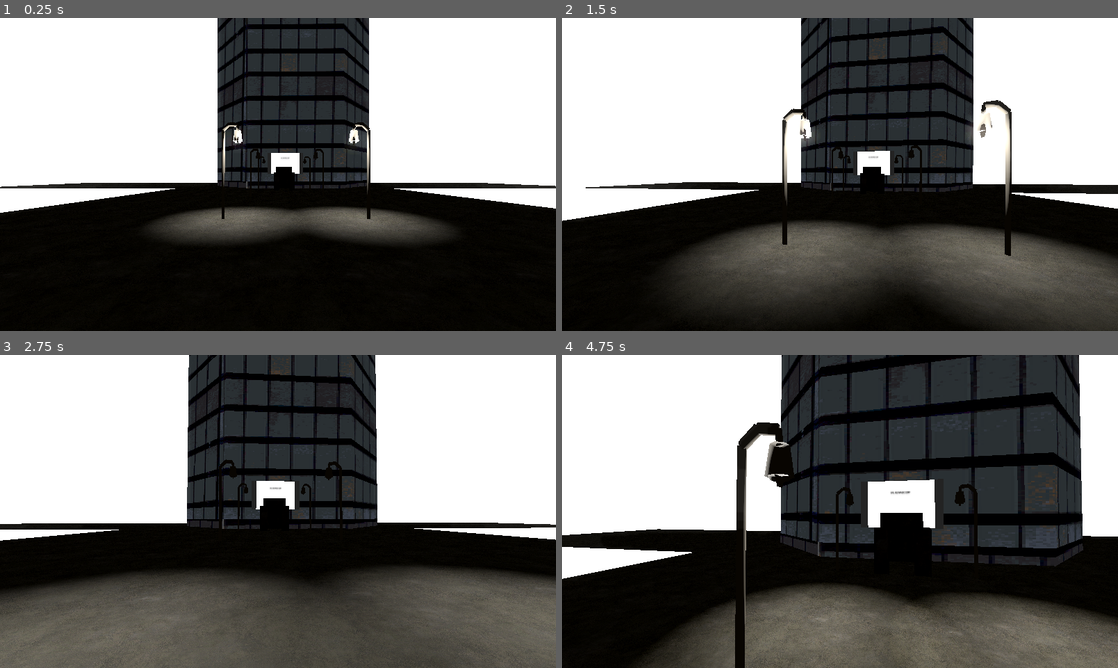
Above: before the commit, frames 1-4 (two rows, left to right).
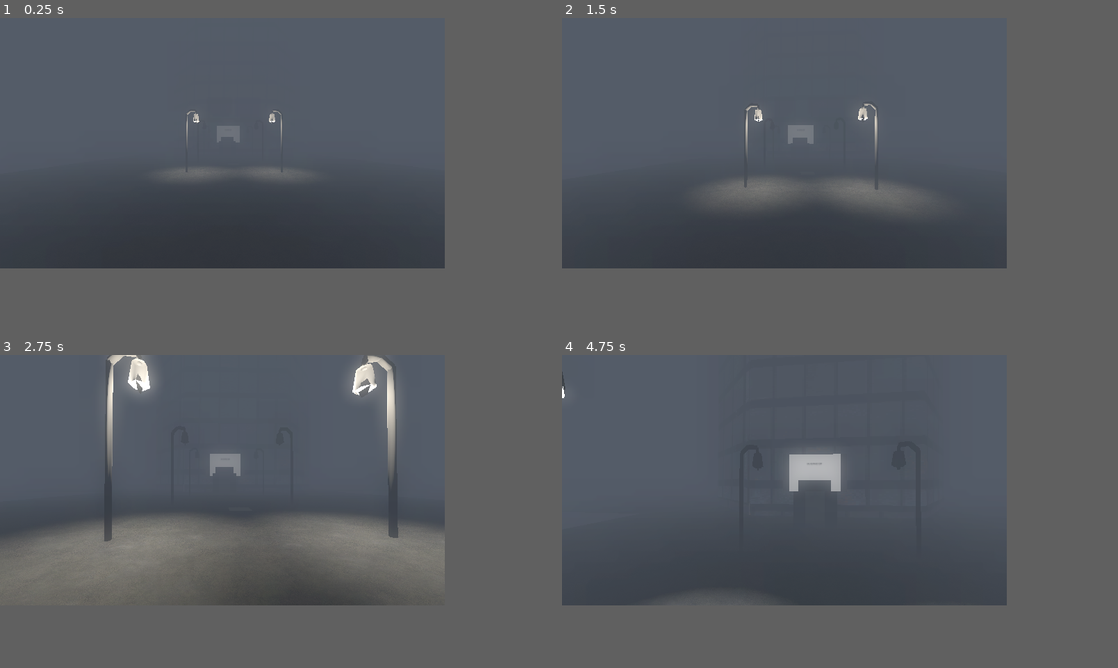
Above: after the commit, the same moments.

Repository: ludoviKZ/lazy-eye
Game: Godot game, scene res://lvl_1.tscn
Same seed, same stepped clock (60 frames per second), same inputs: the game is played once before the commit and once after it.
Inputs (mouse positions are in pixels of both pictures, inside the frame that each line leads up to):
- Up to frame 1 (0.25 s): no input
- Up to frame 2 (1.5 s): tap Enter (ui_accept) at 0.5 s; move the mouse to (867, 174) at 0.52 s; hold Ctrl (crouch) 0.53-1.28 s; hold W (move_up) from 0.53 s (still down); click (867, 174) at 0.67 s; tap Space (jump) at 0.77 s; move the mouse to (812, 174) at 1.27 s; tap E (interact) at 1.35 s
- Up to frame 3 (2.75 s): keep holding W (move_up); tap Space (jump) at 1.52 s; move the mouse to (289, 505) at 2.02 s; hold Ctrl (crouch) from 2.03 s (still down)
- Up to frame 4 (4.75 s): keep holding W (move_up); move the mouse to (834, 517) at 2.77 s; release Ctrl (crouch) at 2.78 s; tap E (interact) at 2.85, 4.35 s; click (834, 517) at 2.92 s; tap Space (jump) at 3.02, 3.77, 4.52 s; move the mouse to (878, 514) at 3.52 s; hold Ctrl (crouch) 3.53-4.28 s; move the mouse to (795, 508) at 4.27 s
In our replay, the window is 800x450 before the commit and 640x360 after it. These sizes can differ from the game's own. Grey fills any space a smaller window leaves; there, only what the larger window draws over its background counts as a difference.

The runs differ from the first frame. In frame 1, 87% of the frame differs, in the area x 0-100%, y 0-100%; in frame 2, 86%; in frame 3, 86%; in frame 4, 95%.

Commit message:
inizio secondo livello e audio
poison

Diff:
--- a/maaack's-minimal-game-template/area_3d.gd
+++ b/maaack's-minimal-game-template/area_3d.gd
@@ -1,7 +1,9 @@
 extends Area3D
 
 @onready var light = $OmniLight3D
+@onready var sound = $AudioStreamPlayer3D
 
 func _on_body_entered(body):
 	if body.name == "Player":
 		light.visible = true
+		sound.play()
--- a/maaack's-minimal-game-template/area_3d_3.gd
+++ b/maaack's-minimal-game-template/area_3d_3.gd
@@ -1,7 +1,9 @@
 extends Area3D
 
 @onready var light = $OmniLight3D3
+@onready var sound = $AudioStreamPlayer3D
 
 func _on_body_entered(body):
 	if body.name == "Player":
 		light.visible = true
+		sound.play()
--- a/maaack's-minimal-game-template/lvl_1.tscn
+++ b/maaack's-minimal-game-template/lvl_1.tscn
@@ -13,6 +13,7 @@
 [ext_resource type="Script" uid="uid://c375s1r80fxdg" path="res://area_3d.gd" id="9_a1bqk"]
 [ext_resource type="Script" uid="uid://df17f3kj0eibb" path="res://area_3d_2.gd" id="10_4snel"]
 [ext_resource type="Script" uid="uid://cnlf2eh4gto2k" path="res://area_3d_3.gd" id="11_g81ij"]
+[ext_resource type="AudioStream" uid="uid://c1ife403pst1w" path="res://assets/Warehouse Lights Turning On Sound Effect (mp3cut.net) (3).mp3" id="12_v6ada"]
 [ext_resource type="Script" uid="uid://0ysps10pxcot" path="res://area_3d_4.gd" id="12_x5umw"]
 
 [sub_resource type="SphereShape3D" id="SphereShape3D_gfc57"]
@@ -51,10 +52,14 @@
 
 [sub_resource type="Environment" id="Environment_8twhp"]
 glow_enabled = true
-glow_intensity = 8.0
-fog_light_color = Color(0.28860268, 0.3168768, 0.3592888, 1)
-fog_light_energy = 0.1
-fog_density = 0.2059
+glow_intensity = 1.53
+glow_bloom = 0.48
+fog_enabled = true
+fog_light_color = Color(0.26526117, 0.2906849, 0.33024272, 1)
+fog_light_energy = 0.65
+fog_density = 0.1089
+volumetric_fog_enabled = true
+volumetric_fog_density = 0.4676
 
 [sub_resource type="PhysicsMaterial" id="PhysicsMaterial_t6wp4"]
 
@@ -117,7 +122,7 @@
 transform = Transform3D(5.9604645e-08, -0.255, -1.09278474e-07, -1.231912e-16, -1.1146403e-08, 2.5, -2, 0, -1.9539925e-14, -13.385, 1, 0)
 
 [node name="PsxDownturningLamppost" type="MeshInstance3D" parent="." unique_id=1132580426]
-transform = Transform3D(1, 0, 0, 0, 1.2981685, 0, 0, 0, 1, 6, -0.20929444, -3)
+transform = Transform3D(1, 0, 0, 0, 1.2981685, 0, 0, 0, 1, 4, -0.20929444, -3)
 material_override = SubResource("StandardMaterial3D_t6wp4")
 mesh = ExtResource("4_okdh5")
 
@@ -126,7 +131,7 @@
 light_energy = 10.822
 
 [node name="PsxDownturningLamppost2" type="MeshInstance3D" parent="." unique_id=891818121]
-transform = Transform3D(-0.99999976, -0.00012430012, 0.00072883646, -9.667942e-05, 1.2981675, -0.0012512051, -0.00072871376, -0.0016243679, -0.9999989, 6, -0.20929444, 3.426467)
+transform = Transform3D(-0.99999976, -0.00012430012, 0.00072883646, -9.667942e-05, 1.2981675, -0.0012512051, -0.00072871376, -0.0016243679, -0.9999989, 4, -0.20929444, 3.426467)
 material_override = SubResource("StandardMaterial3D_t6wp4")
 mesh = ExtResource("4_okdh5")
 
@@ -135,12 +140,12 @@
 light_energy = 10.822
 
 [node name="PsxDownturningLamppost5" type="MeshInstance3D" parent="." unique_id=2020572891]
-transform = Transform3D(1, 0, 0, 0, 1.2981685, 0, 0, 0, 1, -10.510899, -0.20929444, -3)
+transform = Transform3D(1, 0, 0, 0, 1.2981685, 0, 0, 0, 1, -6.5108986, -0.20929444, -3)
 material_override = SubResource("StandardMaterial3D_t6wp4")
 mesh = ExtResource("4_okdh5")
 
 [node name="PsxDownturningLamppost6" type="MeshInstance3D" parent="." unique_id=711851050]
-transform = Transform3D(-0.99999976, -0.00012430012, 0.00072883646, -9.667942e-05, 1.2981675, -0.0012512051, -0.00072871376, -0.0016243679, -0.9999989, -10.510899, -0.20929444, 3.426467)
+transform = Transform3D(-0.99999976, -0.00012430012, 0.00072883646, -9.667942e-05, 1.2981675, -0.0012512051, -0.00072871376, -0.0016243679, -0.9999989, -6.5108986, -0.20929444, 3.426467)
 material_override = SubResource("StandardMaterial3D_t6wp4")
 mesh = ExtResource("4_okdh5")
 
@@ -161,12 +166,12 @@
 [node name="Lamppost" type="Node" parent="." unique_id=1723567185]
 
 [node name="PsxDownturningLamppost3" type="MeshInstance3D" parent="Lamppost" unique_id=1329730210]
-transform = Transform3D(1, 1.01181286e-11, 0, -3.637979e-12, 1.2981687, 0, -5.820766e-11, 0, 1, -3.0979295, -0.20929444, -3)
+transform = Transform3D(1, 1.01181286e-11, 0, -3.637979e-12, 1.2981687, 0, -5.820766e-11, 0, 1, -1.0979295, -0.20929444, -3)
 material_override = SubResource("StandardMaterial3D_t6wp4")
 mesh = ExtResource("4_okdh5")
 
 [node name="PsxDownturningLamppost4" type="MeshInstance3D" parent="Lamppost" unique_id=620101477]
-transform = Transform3D(-0.99999976, -0.00012430009, 0.0007288364, -9.667942e-05, 1.2981675, -0.0012512052, -0.0007287137, -0.0016243678, -0.9999989, -3.0979295, -0.20929442, 3.426467)
+transform = Transform3D(-0.99999976, -0.00012430009, 0.0007288364, -9.667942e-05, 1.2981675, -0.0012512052, -0.0007287137, -0.0016243678, -0.9999989, -1.0979295, -0.20929442, 3.426467)
 material_override = SubResource("StandardMaterial3D_t6wp4")
 mesh = ExtResource("4_okdh5")
 
@@ -175,55 +180,63 @@
 script = ExtResource("9_a1bqk")
 
 [node name="CollisionShape3D" type="CollisionShape3D" parent="Lamppost/Area3D" unique_id=770485258]
-transform = Transform3D(1, 0, 0, 0, 1, 0, 0, 0, 1.0000001, 4, 0, 0)
+transform = Transform3D(1, 0, 0, 0, 1, 0, 0, 0, 1.0000001, 6, 0, 0)
 shape = SubResource("BoxShape3D_8twhp")
 
 [node name="OmniLight3D" type="OmniLight3D" parent="Lamppost/Area3D" unique_id=1564780072]
 unique_name_in_owner = true
-transform = Transform3D(1, -5.820766e-11, 3.6379756e-12, -7.740381e-13, -1.2073353e-08, 0.21276598, -2.580127e-12, -0.044326246, -2.5152818e-09, -3.0979295, 0.39068004, -0.10789881)
-visible = false
-light_energy = 10.822
-shadow_enabled = true
+transform = Transform3D(1, -5.820767e-11, 3.6379756e-12, -7.740381e-13, -1.2073351e-08, 0.21276598, -2.5801273e-12, -0.044326246, -2.5152815e-09, 0.9020705, 0.3906801, -0.10789883)
+visible = false
+light_energy = 10.822
+shadow_enabled = true
+
+[node name="AudioStreamPlayer3D" type="AudioStreamPlayer3D" parent="Lamppost/Area3D" unique_id=1688382911]
+stream = ExtResource("12_v6ada")
 
 [node name="Area3D2" type="Area3D" parent="Lamppost" unique_id=577575391]
 script = ExtResource("10_4snel")
 
 [node name="OmniLight3D2" type="OmniLight3D" parent="Lamppost/Area3D2" unique_id=1056547578]
 unique_name_in_owner = true
-transform = Transform3D(-0.99999976, -0.0007288341, -9.576759e-05, -9.667942e-05, 0.0012511486, 0.9999993, -0.0007287137, 0.999999, -0.0012512188, -5.0979047, 3.835484, 2.8556025)
+transform = Transform3D(-0.99999976, -0.0007288341, -9.576759e-05, -9.667942e-05, 0.0012511486, 0.9999993, -0.0007287137, 0.999999, -0.0012512188, -1.0979047, 3.835484, 2.8556025)
 visible = false
 light_energy = 10.822
 shadow_enabled = true
 
 [node name="CollisionShape3D" type="CollisionShape3D" parent="Lamppost/Area3D2" unique_id=990868578]
-transform = Transform3D(1, 0, 0, 0, 30.056, 0, 0, 0, 18.564001, 2, 0, 0)
+transform = Transform3D(1, 0, 0, 0, 30.056, 0, 0, 0, 18.564001, 4, 0, 0)
 shape = SubResource("BoxShape3D_q0da8")
 
 [node name="Area3D3" type="Area3D" parent="Lamppost" unique_id=1858923707]
 script = ExtResource("11_g81ij")
 
 [node name="OmniLight3D3" type="OmniLight3D" parent="Lamppost/Area3D3" unique_id=1499897774]
-transform = Transform3D(1, 0, 0, 0, -5.674475e-08, 1, 0, -1, -5.674475e-08, -10.510899, 3.8361955, -2.434197)
+transform = Transform3D(1, 0, 0, 0, -5.674475e-08, 1, 0, -1, -5.674475e-08, -6.5108986, 3.8361955, -2.434197)
 visible = false
 light_energy = 10.822
 shadow_enabled = true
 
 [node name="CollisionShape3D" type="CollisionShape3D" parent="Lamppost/Area3D3" unique_id=1843527880]
-transform = Transform3D(0.3, 0, 0, 0, 15.048001, 0, 0, 0, 8.680001, -5, 0, -13.020002)
+transform = Transform3D(0.3, 0, 0, 0, 15.048001, 0, 0, 0, 8.680001, -2, 0, -13.020002)
 shape = SubResource("BoxShape3D_w5kdw")
+
+[node name="AudioStreamPlayer3D" type="AudioStreamPlayer3D" parent="Lamppost/Area3D3" unique_id=915236039]
+stream = ExtResource("12_v6ada")
 
 [node name="Area3D4" type="Area3D" parent="Lamppost" unique_id=159072052]
 script = ExtResource("12_x5umw")
 
 [node name="OmniLight3D4" type="OmniLight3D" parent="Lamppost/Area3D4" unique_id=2057442317]
-transform = Transform3D(-0.99999976, -0.0007288342, -9.5767595e-05, -9.667942e-05, 0.0012511485, 0.9999993, -0.00072871376, 0.999999, -0.0012512186, -10.510874, 3.835484, 2.8556025)
+transform = Transform3D(-0.99999976, -0.00072883413, -9.576759e-05, -9.667942e-05, 0.0012511485, 0.9999993, -0.00072871376, 0.999999, -0.0012512187, -6.510874, 3.835484, 2.8556025)
 visible = false
 light_energy = 10.822
 shadow_enabled = true
 
 [node name="CollisionShape3D" type="CollisionShape3D" parent="Lamppost/Area3D4" unique_id=1814738294]
-transform = Transform3D(2.2, 0, 0, 0, 27.132, 0, 0, 0, 7.8300004, -6, 0, -7.8300004)
+transform = Transform3D(2.2, 0, 0, 0, 27.132, 0, 0, 0, 7.8300004, -3, 0, -7.8300004)
 shape = SubResource("BoxShape3D_cwotn")
+
+[node name="CSGBox3D" type="CSGBox3D" parent="." unique_id=46880961]
 
 [connection signal="body_entered" from="Lamppost/Area3D" to="Lamppost/Area3D" method="_on_body_entered"]
 [connection signal="body_entered" from="Lamppost/Area3D2" to="Lamppost/Area3D2" method="_on_body_entered"]
--- /dev/null
+++ b/maaack's-minimal-game-template/lvl_2.tscn
@@ -0,0 +1,215 @@
+[gd_scene format=3 uid="uid://c1m5gdd46qy37"]
+
+[ext_resource type="Texture2D" uid="uid://wpji15fi56ry" path="res://assets/wall_1_1_half_door_frame_wood_1.png" id="1_bmf8x"]
+[ext_resource type="PackedScene" uid="uid://nmcxdbrucpad" path="res://sofa_5.glb" id="1_dbx23"]
+[ext_resource type="PackedScene" uid="uid://nebreelo5eua" path="res://scenes/Player/Player.tscn" id="2_tu4c3"]
+[ext_resource type="PackedScene" uid="uid://gg61tmsx5yth" path="res://scenes/Player/tv_mp_1.glb" id="3_1v3ac"]
+[ext_resource type="PackedScene" uid="uid://dktlou7pxd3pw" path="res://scenes/Enemies_Stuff/patrol_enemy.tscn" id="4_bmf8x"]
+[ext_resource type="PackedScene" uid="uid://coneo7n72ia72" path="res://scenes/Player/tv_table_4.glb" id="4_l31ol"]
+
+[sub_resource type="BoxMesh" id="BoxMesh_fxdce"]
+
+[sub_resource type="BoxShape3D" id="BoxShape3D_8twhp"]
+
+[sub_resource type="StandardMaterial3D" id="StandardMaterial3D_7rxco"]
+albedo_texture = ExtResource("1_bmf8x")
+
+[sub_resource type="StandardMaterial3D" id="StandardMaterial3D_f7f4c"]
+albedo_texture = ExtResource("1_bmf8x")
+
+[sub_resource type="BoxShape3D" id="BoxShape3D_q0da8"]
+size = Vector3(1.4510498, 1.5024414, 1)
+
+[sub_resource type="BoxShape3D" id="BoxShape3D_fxdce"]
+size = Vector3(2.2824707, 1.2463379, 1.090332)
+
+[node name="Node" type="Node" unique_id=2070860897]
+
+[node name="StaticBody3D2" type="StaticBody3D" parent="." unique_id=200807357]
+transform = Transform3D(-7.7631415e-07, 0, 17.582401, 0, 0.099999964, 0, -17.759998, 0, -7.6855116e-07, -21, 0, 0)
+metadata/_edit_group_ = true
+
+[node name="MeshInstance3D" type="MeshInstance3D" parent="StaticBody3D2" unique_id=918018834]
+mesh = SubResource("BoxMesh_fxdce")
+
+[node name="CollisionShape3D" type="CollisionShape3D" parent="StaticBody3D2" unique_id=642723315]
+shape = SubResource("BoxShape3D_8twhp")
+
+[node name="StaticBody3D3" type="StaticBody3D" parent="." unique_id=323639239]
+transform = Transform3D(-3.1052565e-07, 0, 17.582401, 0, 0.099999964, 0, -7.103999, 0, -7.6855116e-07, -4, 0, 0)
+metadata/_edit_group_ = true
+
+[node name="MeshInstance3D" type="MeshInstance3D" parent="StaticBody3D3" unique_id=1516785707]
+mesh = SubResource("BoxMesh_fxdce")
+
+[node name="CollisionShape3D" type="CollisionShape3D" parent="StaticBody3D3" unique_id=1536060124]
+shape = SubResource("BoxShape3D_8twhp")
+
+[node name="StaticBody3D4" type="StaticBody3D" parent="." unique_id=1347421494]
+transform = Transform3D(-3.1052562e-07, 0, 17.582401, -7.1039987, -4.371137e-09, -7.6855105e-07, 3.1052565e-07, -0.09999996, -9.133604e-14, -4, 3, 3)
+metadata/_edit_group_ = true
+
+[node name="MeshInstance3D" type="MeshInstance3D" parent="StaticBody3D4" unique_id=874614314]
+mesh = SubResource("BoxMesh_fxdce")
+
+[node name="CollisionShape3D" type="CollisionShape3D" parent="StaticBody3D4" unique_id=1128856419]
+shape = SubResource("BoxShape3D_8twhp")
+
+[node name="StaticBody3D8" type="StaticBody3D" parent="." unique_id=1035351199]
+transform = Transform3D(-3.1052562e-07, 0, 19.340641, -7.1039987, -4.371137e-09, -8.454062e-07, 3.1052565e-07, -0.09999996, -1.0046964e-13, -21, 3, 9)
+metadata/_edit_group_ = true
+
+[node name="MeshInstance3D" type="MeshInstance3D" parent="StaticBody3D8" unique_id=1502779159]
+material_override = SubResource("StandardMaterial3D_7rxco")
+mesh = SubResource("BoxMesh_fxdce")
+
+[node name="CollisionShape3D" type="CollisionShape3D" parent="StaticBody3D8" unique_id=320150982]
+shape = SubResource("BoxShape3D_8twhp")
+
+[node name="StaticBody3D10" type="StaticBody3D" parent="." unique_id=309921876]
+transform = Transform3D(-3.105257e-07, 0.09999996, -8.454062e-07, -7.1039996, -4.3711377e-09, -8.454063e-07, -3.1052565e-07, 4.371137e-09, 19.340641, -29, 3, 0)
+metadata/_edit_group_ = true
+
+[node name="MeshInstance3D" type="MeshInstance3D" parent="StaticBody3D10" unique_id=484044919]
+material_override = SubResource("StandardMaterial3D_f7f4c")
+mesh = SubResource("BoxMesh_fxdce")
+
+[node name="CollisionShape3D" type="CollisionShape3D" parent="StaticBody3D10" unique_id=789249680]
+shape = SubResource("BoxShape3D_8twhp")
+
+[node name="StaticBody3D9" type="StaticBody3D" parent="." unique_id=2106602559]
+transform = Transform3D(-3.1052565e-07, 0, -7.564414, -7.1039996, -4.371137e-09, 3.30651e-07, 3.1052568e-07, -0.09999996, 3.929518e-14, -26, 3, -9)
+metadata/_edit_group_ = true
+
+[node name="MeshInstance3D" type="MeshInstance3D" parent="StaticBody3D9" unique_id=1091209485]
+mesh = SubResource("BoxMesh_fxdce")
+
+[node name="CollisionShape3D" type="CollisionShape3D" parent="StaticBody3D9" unique_id=286979433]
+shape = SubResource("BoxShape3D_8twhp")
+
+[node name="StaticBody3D11" type="StaticBody3D" parent="." unique_id=1084054321]
+transform = Transform3D(-3.1052565e-07, 0, -7.564414, -7.1039996, -4.371137e-09, 3.30651e-07, 3.1052568e-07, -0.09999996, 3.929518e-14, -15, 3, -9)
+metadata/_edit_group_ = true
+
+[node name="MeshInstance3D" type="MeshInstance3D" parent="StaticBody3D11" unique_id=373478290]
+mesh = SubResource("BoxMesh_fxdce")
+
+[node name="CollisionShape3D" type="CollisionShape3D" parent="StaticBody3D11" unique_id=1263091725]
+shape = SubResource("BoxShape3D_8twhp")
+
+[node name="StaticBody3D12" type="StaticBody3D" parent="." unique_id=281346729]
+transform = Transform3D(-7.763141e-08, 0, -7.564414, -1.7759999, -4.371137e-09, 3.30651e-07, 7.763142e-08, -0.09999996, 3.929518e-14, -21, 6, -9)
+metadata/_edit_group_ = true
+
+[node name="MeshInstance3D" type="MeshInstance3D" parent="StaticBody3D12" unique_id=949862964]
+mesh = SubResource("BoxMesh_fxdce")
+
+[node name="CollisionShape3D" type="CollisionShape3D" parent="StaticBody3D12" unique_id=427399355]
+shape = SubResource("BoxShape3D_8twhp")
+
+[node name="StaticBody3D7" type="StaticBody3D" parent="." unique_id=1634700794]
+transform = Transform3D(-3.1052568e-07, -3.1058792e-23, 17.582401, 6.210514e-07, -0.09999997, 6.7188876e-14, 7.1039987, 8.742274e-09, 7.6855116e-07, -4, 6, 0)
+metadata/_edit_group_ = true
+
+[node name="MeshInstance3D" type="MeshInstance3D" parent="StaticBody3D7" unique_id=509053279]
+mesh = SubResource("BoxMesh_fxdce")
+
+[node name="CollisionShape3D" type="CollisionShape3D" parent="StaticBody3D7" unique_id=1623078451]
+shape = SubResource("BoxShape3D_8twhp")
+
+[node name="StaticBody3D5" type="StaticBody3D" parent="." unique_id=1019271712]
+transform = Transform3D(-3.1052562e-07, 0, 17.582401, -7.1039987, -4.371137e-09, -7.6855105e-07, 3.1052565e-07, -0.09999996, -9.133604e-14, -4, 3, -3)
+metadata/_edit_group_ = true
+
+[node name="MeshInstance3D" type="MeshInstance3D" parent="StaticBody3D5" unique_id=1477085067]
+mesh = SubResource("BoxMesh_fxdce")
+
+[node name="CollisionShape3D" type="CollisionShape3D" parent="StaticBody3D5" unique_id=355121551]
+shape = SubResource("BoxShape3D_8twhp")
+
+[node name="StaticBody3D13" type="StaticBody3D" parent="." unique_id=926256859]
+transform = Transform3D(-7.103999, 0, -1.5371022e-06, 0, 0.09999996, 0, 6.210513e-07, 0, -17.5824, -21, 0, -17)
+metadata/_edit_group_ = true
+
+[node name="MeshInstance3D" type="MeshInstance3D" parent="StaticBody3D13" unique_id=2039224710]
+mesh = SubResource("BoxMesh_fxdce")
+
+[node name="CollisionShape3D" type="CollisionShape3D" parent="StaticBody3D13" unique_id=503842233]
+shape = SubResource("BoxShape3D_8twhp")
+
+[node name="StaticBody3D14" type="StaticBody3D" parent="." unique_id=1865043869]
+transform = Transform3D(3.1052565e-07, -0.09999996, -7.685513e-07, -7.1039996, -4.3711377e-09, -7.6855116e-07, 3.105256e-07, 4.371137e-09, -17.582401, -18.717533, 3, -17.830956)
+metadata/_edit_group_ = true
+
+[node name="MeshInstance3D" type="MeshInstance3D" parent="StaticBody3D14" unique_id=1009540680]
+mesh = SubResource("BoxMesh_fxdce")
+
+[node name="CollisionShape3D" type="CollisionShape3D" parent="StaticBody3D14" unique_id=1325468903]
+shape = SubResource("BoxShape3D_8twhp")
+
+[node name="StaticBody3D15" type="StaticBody3D" parent="." unique_id=964603346]
+transform = Transform3D(7.1039987, 8.742273e-09, 5.684342e-14, 6.2105136e-07, -0.09999997, 6.718887e-14, 5.684342e-14, 1.0389482e-15, -17.5824, -21, 6, -17.874908)
+metadata/_edit_group_ = true
+
+[node name="MeshInstance3D" type="MeshInstance3D" parent="StaticBody3D15" unique_id=1149630310]
+mesh = SubResource("BoxMesh_fxdce")
+
+[node name="CollisionShape3D" type="CollisionShape3D" parent="StaticBody3D15" unique_id=349738281]
+shape = SubResource("BoxShape3D_8twhp")
+
+[node name="StaticBody3D16" type="StaticBody3D" parent="." unique_id=1847087085]
+transform = Transform3D(3.1052565e-07, -0.09999996, -7.685513e-07, -7.1039996, -4.3711377e-09, -7.6855116e-07, 3.105256e-07, 4.371137e-09, -17.582401, -24.261044, 3, -17.827156)
+metadata/_edit_group_ = true
+
+[node name="MeshInstance3D" type="MeshInstance3D" parent="StaticBody3D16" unique_id=1179423653]
+mesh = SubResource("BoxMesh_fxdce")
+
+[node name="CollisionShape3D" type="CollisionShape3D" parent="StaticBody3D16" unique_id=30051674]
+shape = SubResource("BoxShape3D_8twhp")
+
+[node name="StaticBody3D6" type="StaticBody3D" parent="." unique_id=1168299463]
+transform = Transform3D(-3.105257e-07, 0.09999996, -3.074204e-07, -7.1039996, -4.3711377e-09, -3.0742044e-07, -3.1052565e-07, 4.371137e-09, 7.03296, 4, 3, 0)
+metadata/_edit_group_ = true
+
+[node name="MeshInstance3D" type="MeshInstance3D" parent="StaticBody3D6" unique_id=757805512]
+mesh = SubResource("BoxMesh_fxdce")
+
+[node name="CollisionShape3D" type="CollisionShape3D" parent="StaticBody3D6" unique_id=29253146]
+shape = SubResource("BoxShape3D_8twhp")
+
+[node name="Player" parent="." unique_id=958992094 instance=ExtResource("2_tu4c3")]
+transform = Transform3D(1, 0, 0, 0, 1, 0, 0, 0, 1, -3, 1, 1)
+
+[node name="DirectionalLight3D" type="DirectionalLight3D" parent="Player" unique_id=17905343]
+transform = Transform3D(1, 0, 0, 0, -0.25881904, 0.9659258, 0, -0.9659258, -0.25881904, -23, 10, 0)
+
+[node name="tv" type="StaticBody3D" parent="." unique_id=1187455519]
+transform = Transform3D(2, 0, 0, 0, 2, 0, 0, 0, 2, -20, 0, -3)
+
+[node name="tv_mp_12" parent="tv" unique_id=2140919973 instance=ExtResource("3_1v3ac")]
+transform = Transform3D(1, 0, 0, 0, 1, 0, 0, 0, 1, 0, 1, 0)
+
+[node name="tv_table_42" parent="tv" unique_id=775456686 instance=ExtResource("4_l31ol")]
+
+[node name="CollisionShape3D" type="CollisionShape3D" parent="tv" unique_id=998328981]
+transform = Transform3D(1, 0, 0, 0, 1, 0, 0, 0, 1, 0.0028686523, 0.7487793, 0)
+shape = SubResource("BoxShape3D_q0da8")
+
+[node name="AreaLight3D" type="AreaLight3D" parent="tv" unique_id=420331552]
+transform = Transform3D(0.5, 0, 0, 0, 0.5, 0, 0, 0, 0.5, -0.019399643, 1.2870673, 0.37103224)
+light_energy = 16.0
+area_range = 5.957
+area_attenuation = 1.632
+
+[node name="PatrolEnemy" parent="tv" unique_id=728089667 instance=ExtResource("4_bmf8x")]
+transform = Transform3D(-0.49992386, 0, -0.008726197, 0, 0.5, 0, 0.008726197, 0, -0.49992386, 0.08748627, 0.031011462, 4.044496)
+
+[node name="SOFA" type="StaticBody3D" parent="." unique_id=53082921]
+transform = Transform3D(-2, 0, -3.019916e-07, 0, 2, 0, 3.019916e-07, 0, -2, -19.932835, 0.2093873, 6.921371)
+
+[node name="CollisionShape3D" type="CollisionShape3D" parent="SOFA" unique_id=1793579376]
+transform = Transform3D(0.99999994, 0, -2.842171e-14, 0, 0.99999994, 0, 2.842171e-14, 0, 0.99999994, 0, 0, 0)
+shape = SubResource("BoxShape3D_fxdce")
+
+[node name="sofa_52" parent="SOFA" unique_id=1167433631 instance=ExtResource("1_dbx23")]
+transform = Transform3D(0.9999998, 0, -5.684342e-14, 0, 0.9999998, 0, 5.684342e-14, 0, 0.9999998, 0.0010991096, -0.12316897, -0.49145842)
--- a/maaack's-minimal-game-template/project.godot
+++ b/maaack's-minimal-game-template/project.godot
@@ -31,8 +31,9 @@
 
 [display]
 
-window/size/viewport_width=1280
-window/size/viewport_height=720
+window/size/viewport_width=640
+window/size/viewport_height=360
+window/size/mode=3
 
 [editor_plugins]
 
Binary file added: maaack's-minimal-game-template/addons/maaacks_game_template/base/assets/cardboard_box_2.glb
Not shown, added: maaack's-minimal-game-template/addons/maaacks_game_template/base/assets/cardboard_box_2.glb.import
Binary file added: maaack's-minimal-game-template/addons/maaacks_game_template/base/assets/cardboard_box_2_cardboard_box_2.png
Not shown, added: maaack's-minimal-game-template/addons/maaacks_game_template/base/assets/cardboard_box_2_cardboard_box_2.png.import
Not shown, added: maaack's-minimal-game-template/assets/Warehouse Lights Turning On Sound Effect (mp3cut.net) (3).mp3.import
Binary file added: maaack's-minimal-game-template/assets/pillar0.fbx
Not shown, added: maaack's-minimal-game-template/assets/pillar0.fbx.import
Not shown, changed: maaack's-minimal-game-template/assets/psx_-_hex_skyscraper.glb.import
Not shown, changed: maaack's-minimal-game-template/assets/psx_downturning_lamppost.obj.import
Not shown, changed: maaack's-minimal-game-template/assets/wall_1_1_half.glb.import
Binary file added: maaack's-minimal-game-template/scenes/Player/tv_mp_1.glb
Not shown, added: maaack's-minimal-game-template/scenes/Player/tv_mp_1.glb.import
(and 20 more such lines)
